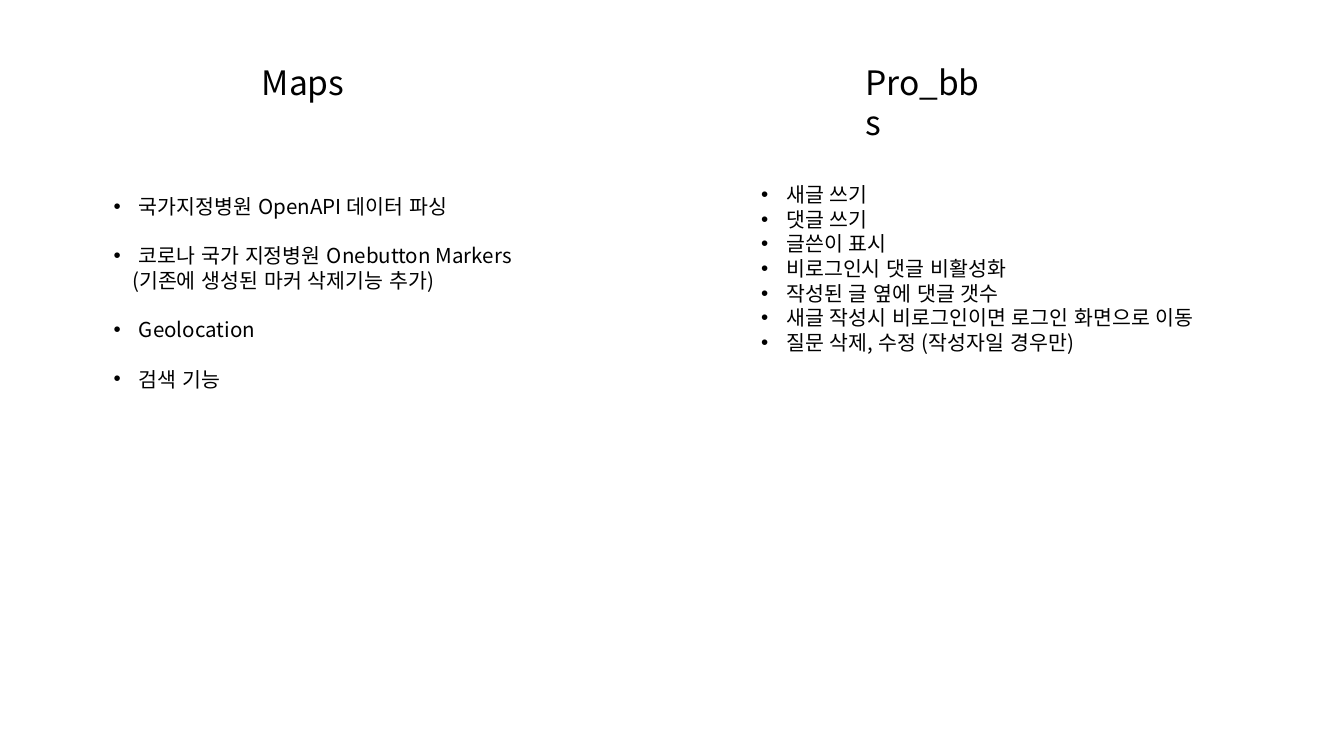
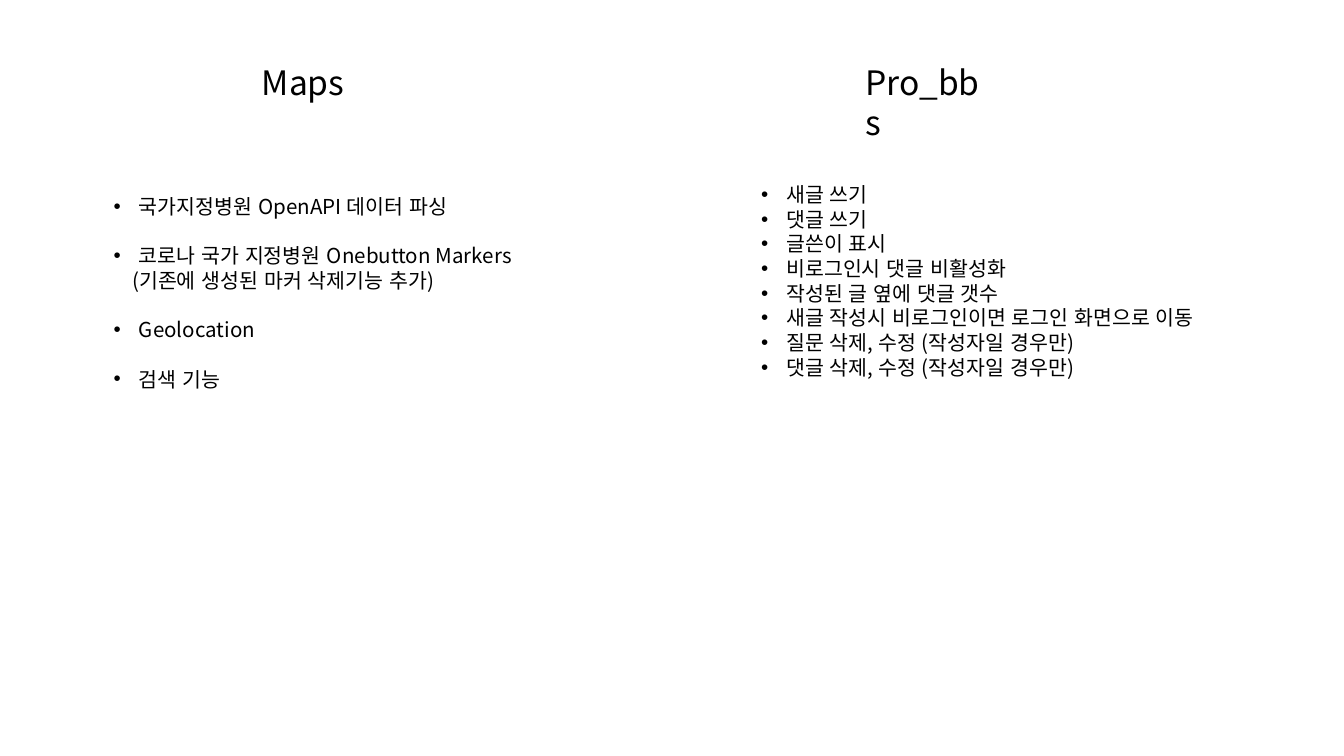
Before and after one commit to ljy9969/WebTeamProject, a slide deck: slide 1 of Function.pptx. Drawn at 1344x756 pixels with LibreOffice and Linux fonts; fonts in the diff are those of the drawing. Boxes give left, top, right and bottom in pixels: in the first picture for what was removed or moved away, otherwise in the second. Text is boxed around its words. In the diff, an @@ line names an element or a change of style, - is before the commit and + after.

Commit message:
Add one function

```diff
--- a/Function.pptx
+++ b/Function.pptx
@@ text at [786,358,1074,379]: paragraph added @@
+• 댓글 삭제, 수정 (작성자일 경우만)
```
